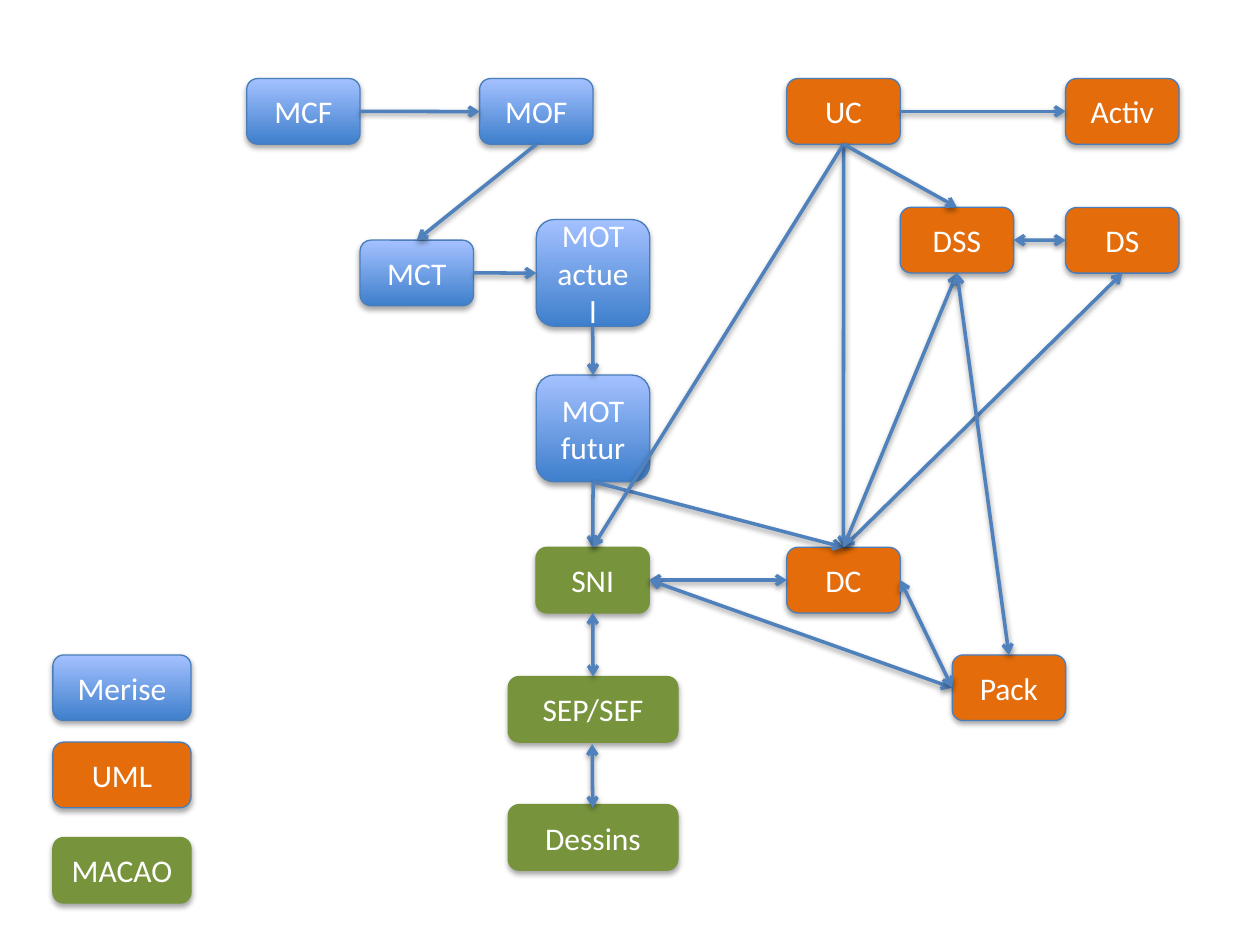
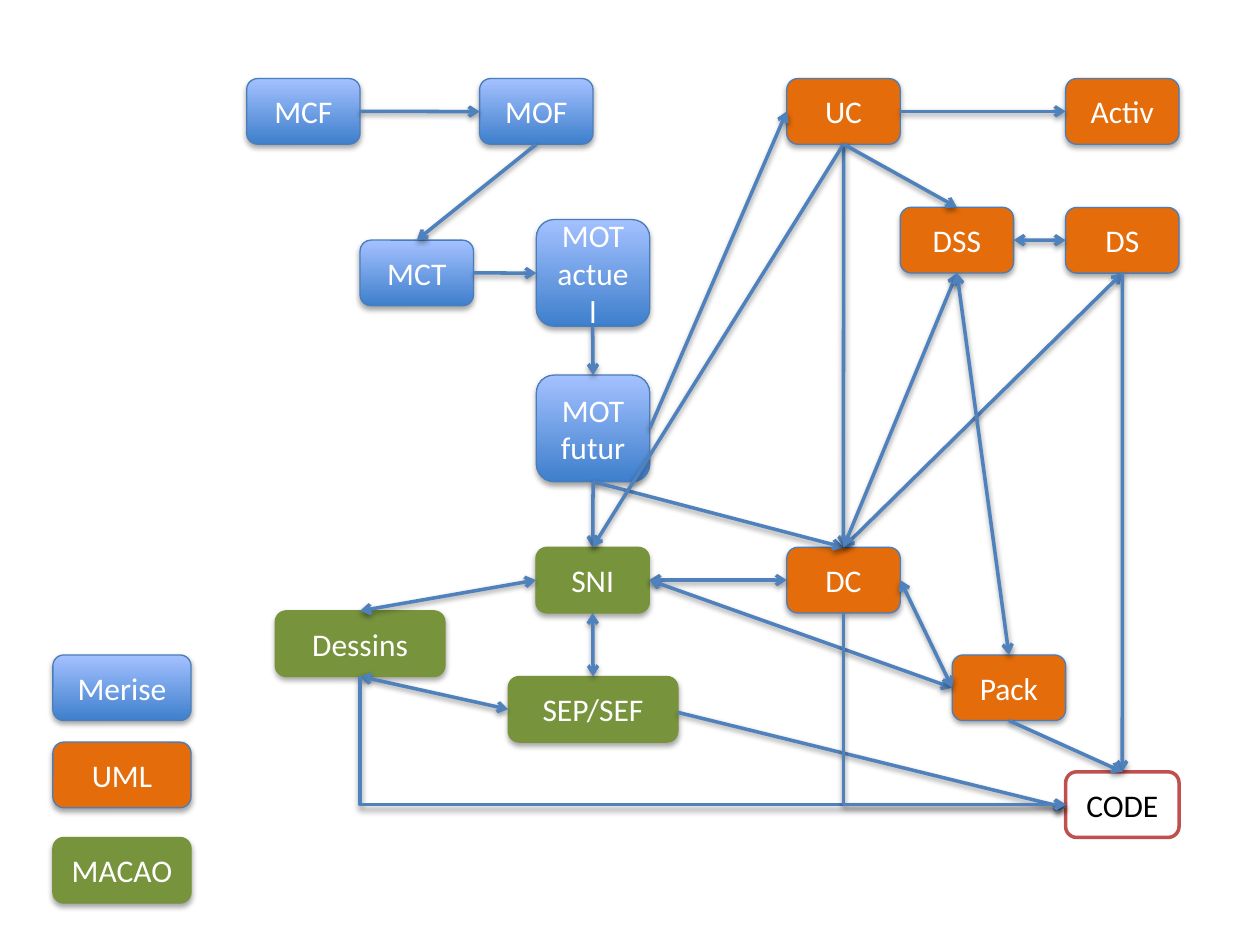
Before and after one commit to jmbruel/ACSI, a slide deck: slide 1 of EnchainementsDiagrammes.pptx. Drawn at 1260x945 pixels with LibreOffice and Linux fonts; fonts in the diff are those of the drawing. Boxes give left, top, right and bottom in pixels: in the first picture for what was removed or moved away, otherwise in the second. Text is boxed around its words. In the diff, an @@ line names an element or a change of style, - is before the commit and + after.

```diff
--- a/EnchainementsDiagrammes.pptx
+++ b/EnchainementsDiagrammes.pptx
@@ arrow added from (650, 428) to (786, 111), #4F81BD 2 pt @@
@@ arrow added from (1123, 273) to (1123, 772), #4F81BD 2 pt @@
@@ double arrow added from (360, 611) to (536, 580), #4F81BD 2 pt @@
@@ rounded rectangle "Dessins": place and size @@
-rounded rectangle "Dessins" at box(508, 805, 678, 871)
+rounded rectangle "Dessins" at box(275, 611, 445, 677)
@@ elbow arrow added from (843, 612) to (1066, 805), #4F81BD 2 pt @@
@@ double arrow moved from (592, 808) - (592, 745) to (360, 677) - (508, 709) @@
@@ elbow arrow added from (360, 677) to (1066, 805), #4F81BD 2 pt @@
@@ arrow added from (678, 712) to (1066, 808), #4F81BD 2 pt @@
@@ arrow added from (1009, 721) to (1123, 772), #4F81BD 2 pt @@
@@ rounded rectangle added at box(1066, 772, 1179, 838), fill #FFFFFF, outline #C0504D 2 pt, 18 pt, text #000000 @@
+CODE
```
Also in this commit, not shown: 2 other files.
